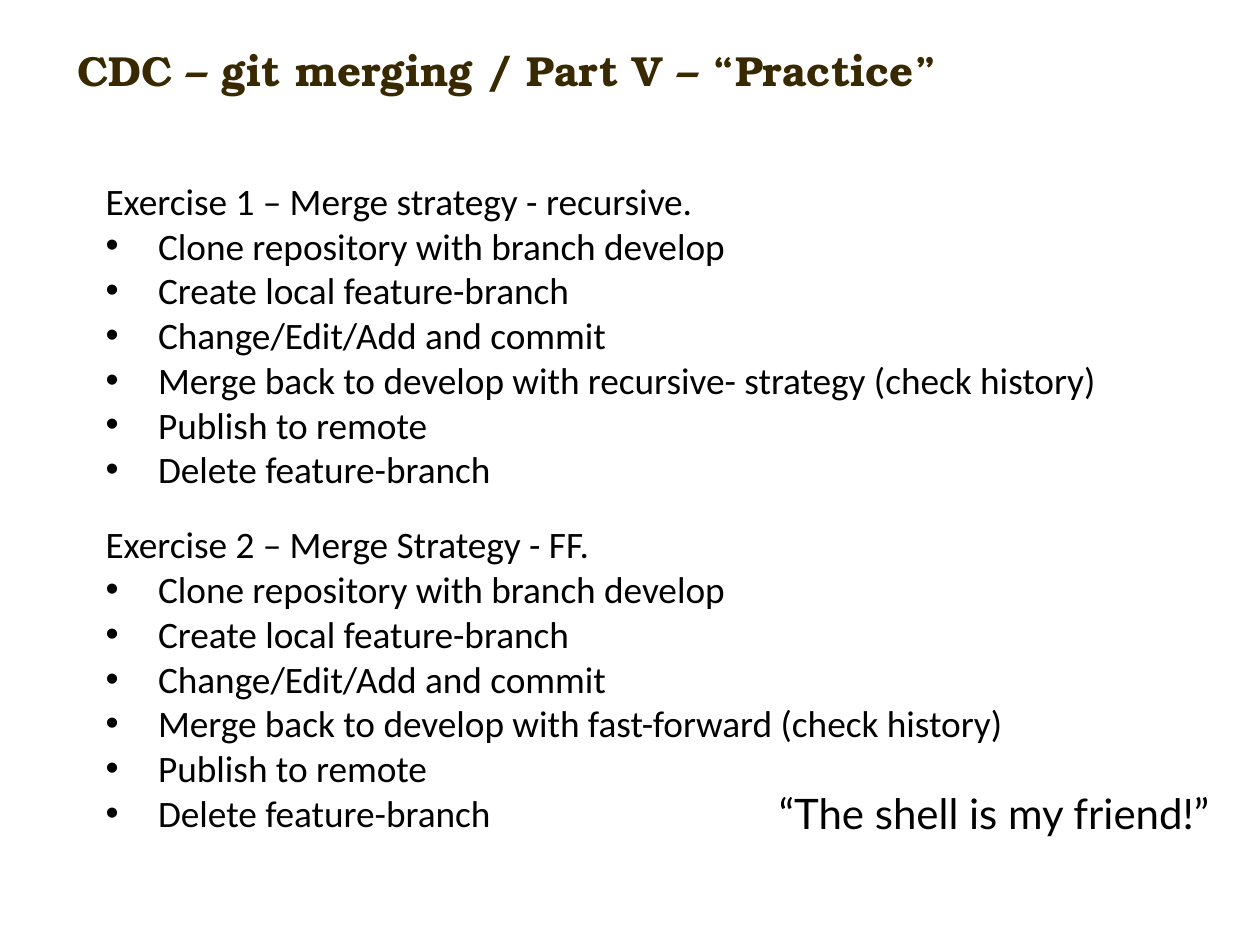
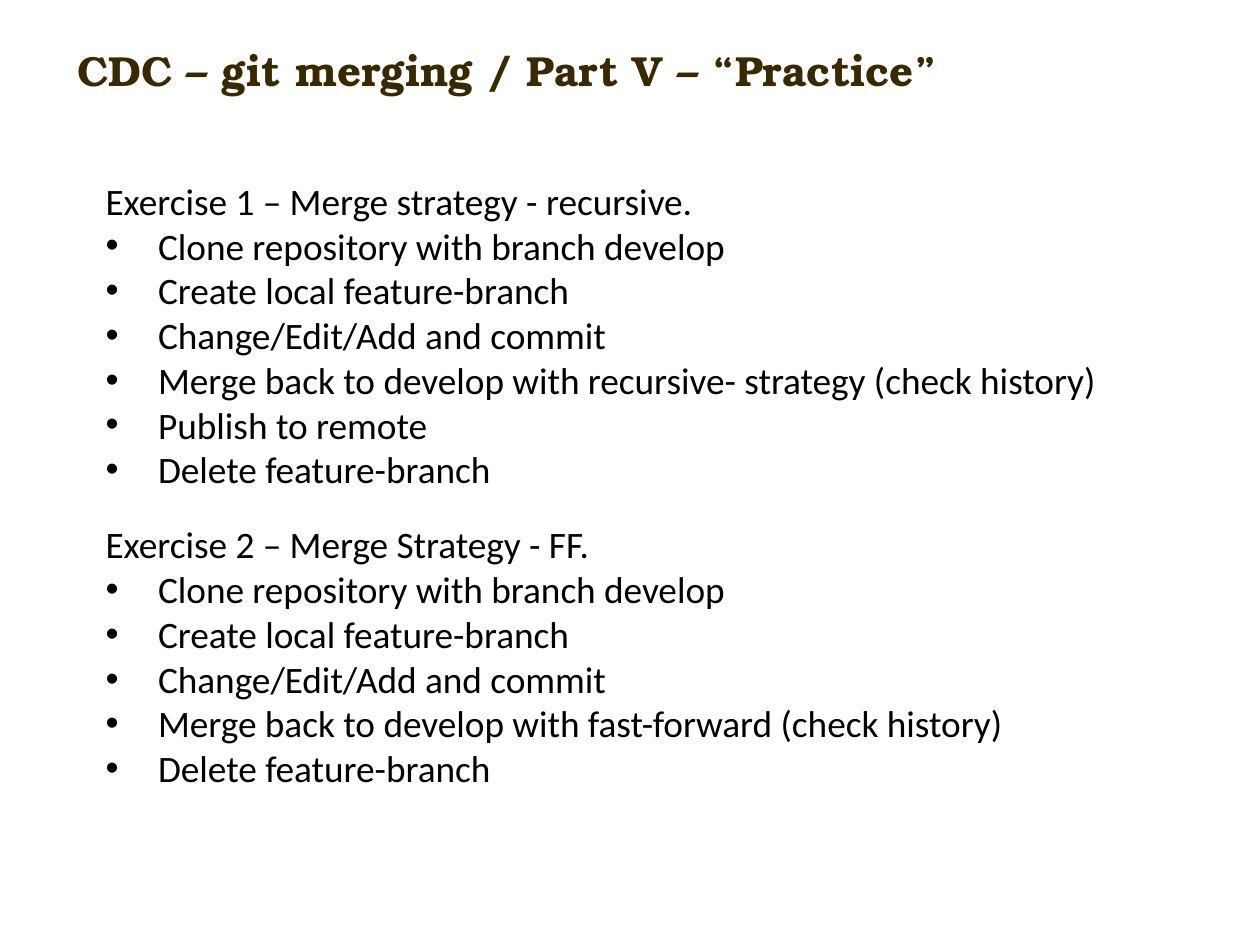
Before and after one commit to carlmitrais/wisdom, a slide deck: slide 15 of cdc_git_ws1.pptx. Drawn at 1260x945 pixels with LibreOffice and Linux fonts; fonts in the diff are those of the drawing; background and template pictures are left out. Boxes give left, top, right and bottom in pixels: in the first picture for what was removed or moved away, otherwise in the second. Text is boxed around its words. In the diff, an @@ line names an element or a change of style, - is before the commit and + after.

```diff
--- a/cdc_git_ws1.pptx
+++ b/cdc_git_ws1.pptx
@@ text at <box>158,756,427,783</box>: paragraph removed @@
-• Publish to remote
@@ text removed at <box>779,797,1209,837</box> @@
-“The shell is my friend!”
```
Also in this commit, not shown: 4 other slides changed.
